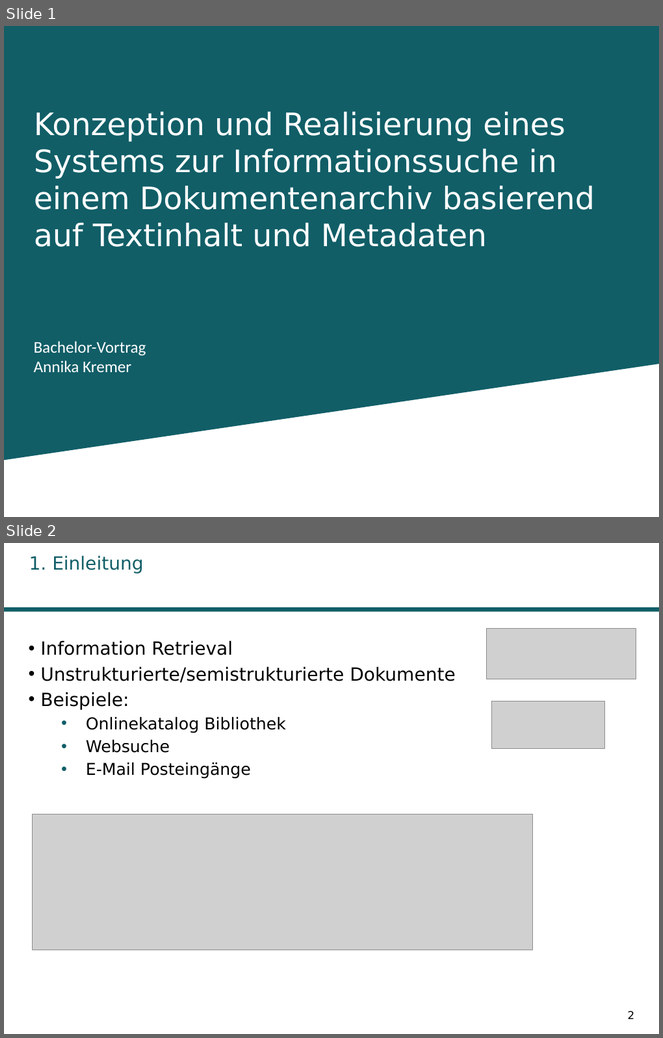
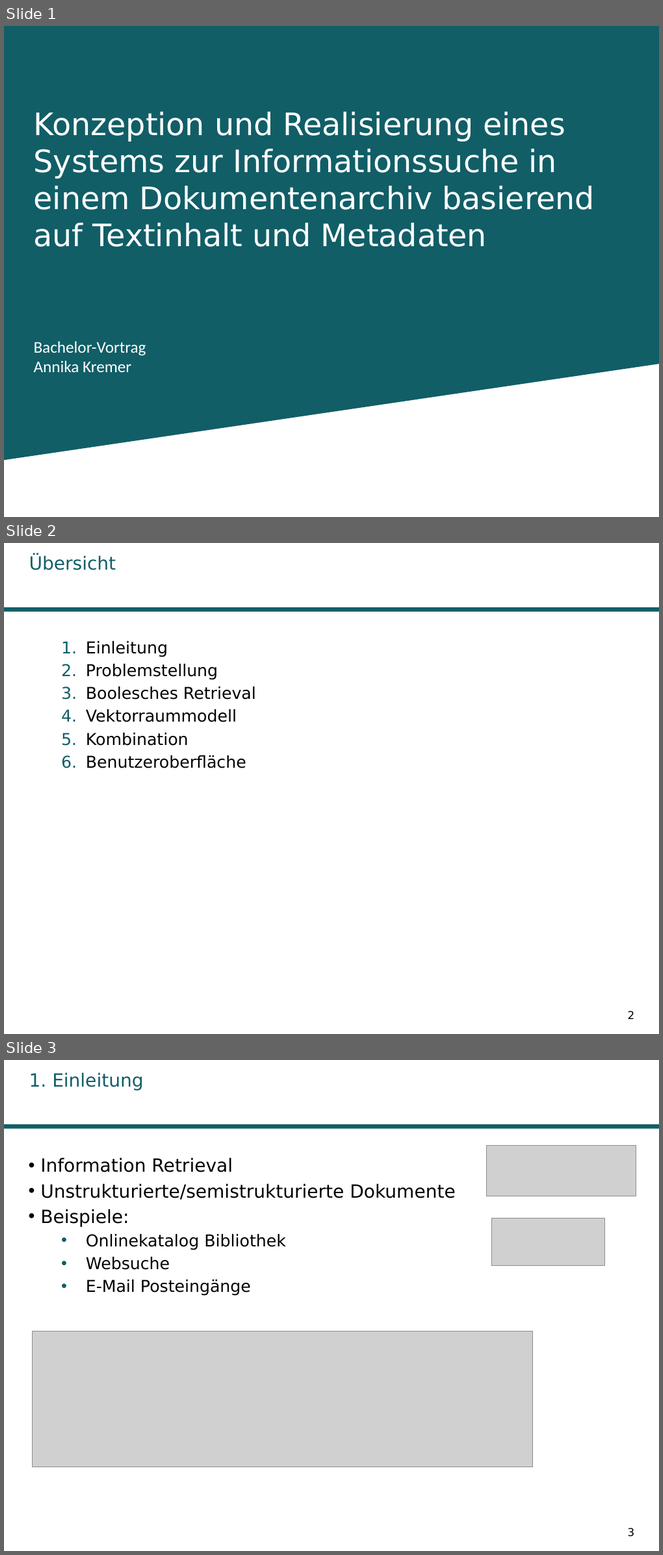
Before and after one commit to AnnikaK/SuchTool, a slide deck: Praesentation/Praesi.pptx. Shown one above the other, each under a label of ours: slides 1 and 2 before the commit, slides 1, 2 and 3 after it. The pictures are 663x1038 and 663x1555 pixels, drawn with LibreOffice and Linux fonts; fonts in the diff are those of the drawing; grey boxes stand for pictures; background and template pictures are left out. Boxes give left, top, right and bottom in pixels: in the first picture for what was removed or moved away, otherwise in the second. Text is boxed around its words. In the diff, an @@ line names an element or a change of style, - is before the commit and + after.

Commit message:
übersicht + zusammenfassung

```diff
--- a/Praesentation/Praesi.pptx
+++ b/Praesentation/Praesi.pptx
@@ slide 2 added at (x1=4, y1=543, x2=659, y2=1034), background #FFFFFF; not listed: 1 template element that a slide beside it also shows @@
@@ title added at (x1=29, y1=555, x2=116, y2=570), 20 pt, text #115E67 @@
+Übersicht
@@ text added at (x1=86, y1=641, x2=256, y2=769), 18 pt, text #000000 @@
+  1. Einleitung
+  2. Problemstellung
+  3. Boolesches Retrieval
+  4. Vektorraummodell
+  5. Kombination
+  6. Benutzeroberfläche
@@ page number added at (x1=628, y1=1011, x2=635, y2=1019), 12 pt, text #000000 @@
+2
@@ what was slide 2 is now slide 3 @@
@@ page number at (x1=628, y1=1528, x2=635, y2=1537): text changed @@
-2
+3
```
Also in this commit, not shown: 1 other slide added, 1 slide removed.
